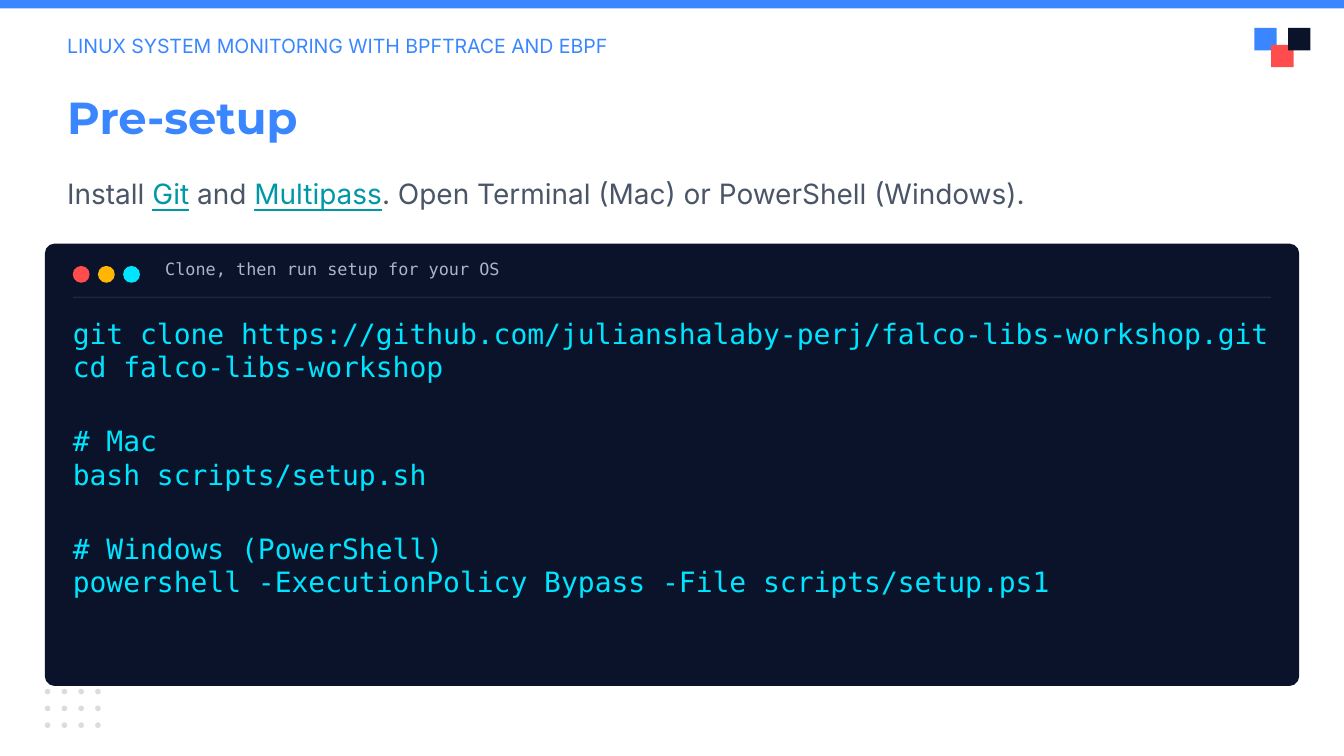
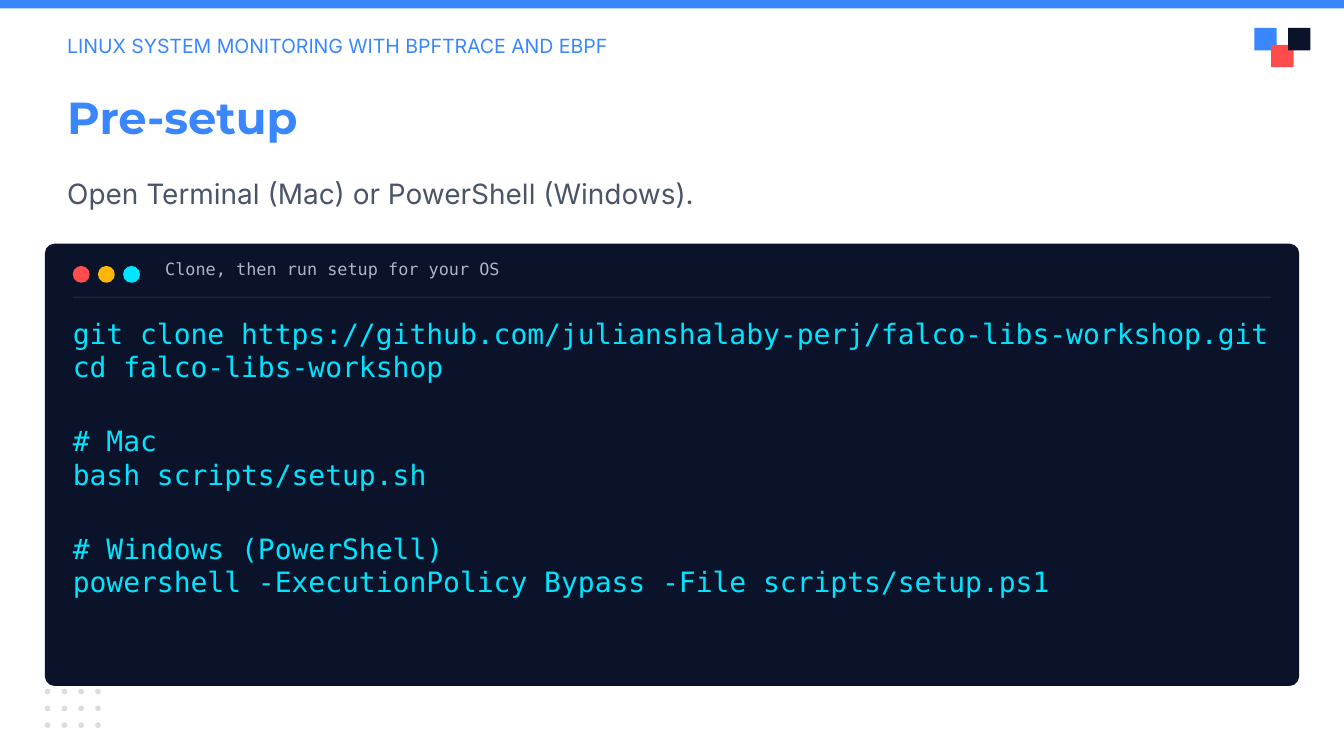
Before and after one commit to julianshalaby-perj/falco-libs-workshop, a slide deck: slide 2 of presentation/falco-libs-intro.pptx. Drawn at 1344x756 pixels with LibreOffice and Linux fonts; fonts in the diff are those of the drawing; background and template pictures are left out. Boxes give left, top, right and bottom in pixels: in the first picture for what was removed or moved away, otherwise in the second. Text is boxed around its words. In the diff, an @@ line names an element or a change of style, - is before the commit and + after.

Commit message:
Simplify pre-setup to clone and run

```diff
--- a/presentation/falco-libs-intro.pptx
+++ b/presentation/falco-libs-intro.pptx
@@ text at [67,181,693,210]: text changed @@
-Install Git and Multipass. Open Terminal (Mac) or PowerShell (Windows).
+Open Terminal (Mac) or PowerShell (Windows).
```
